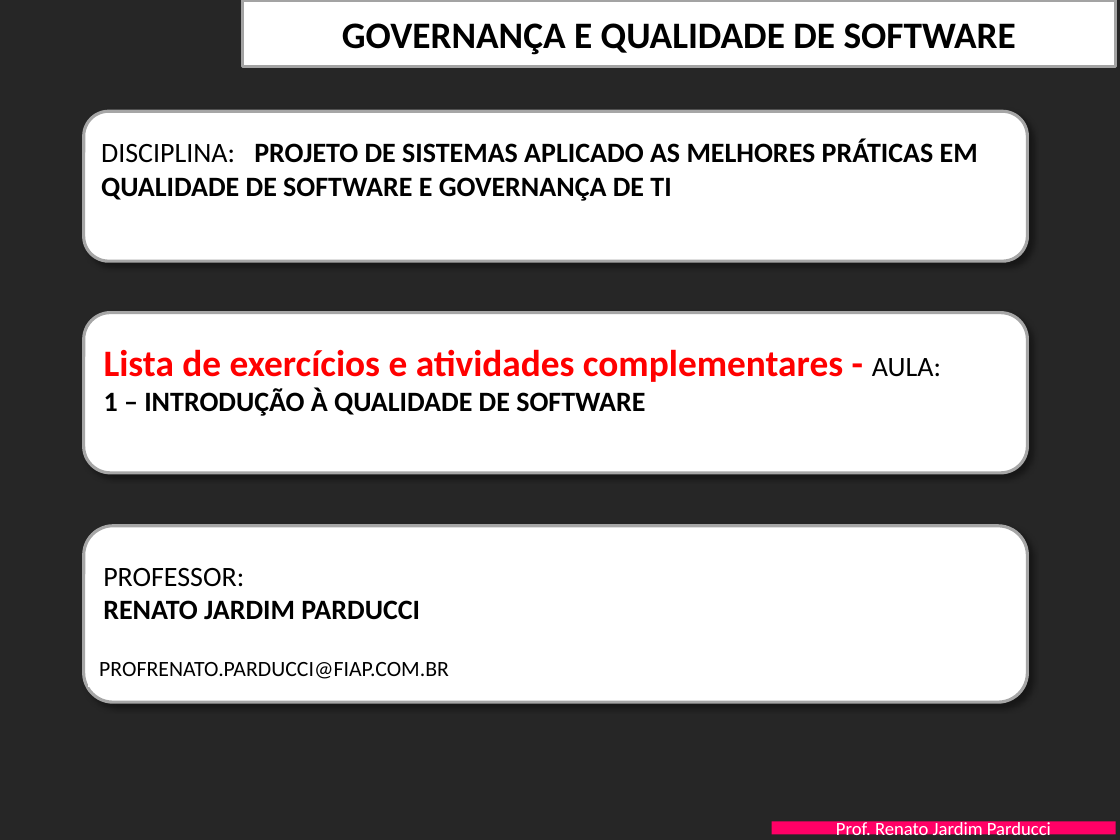
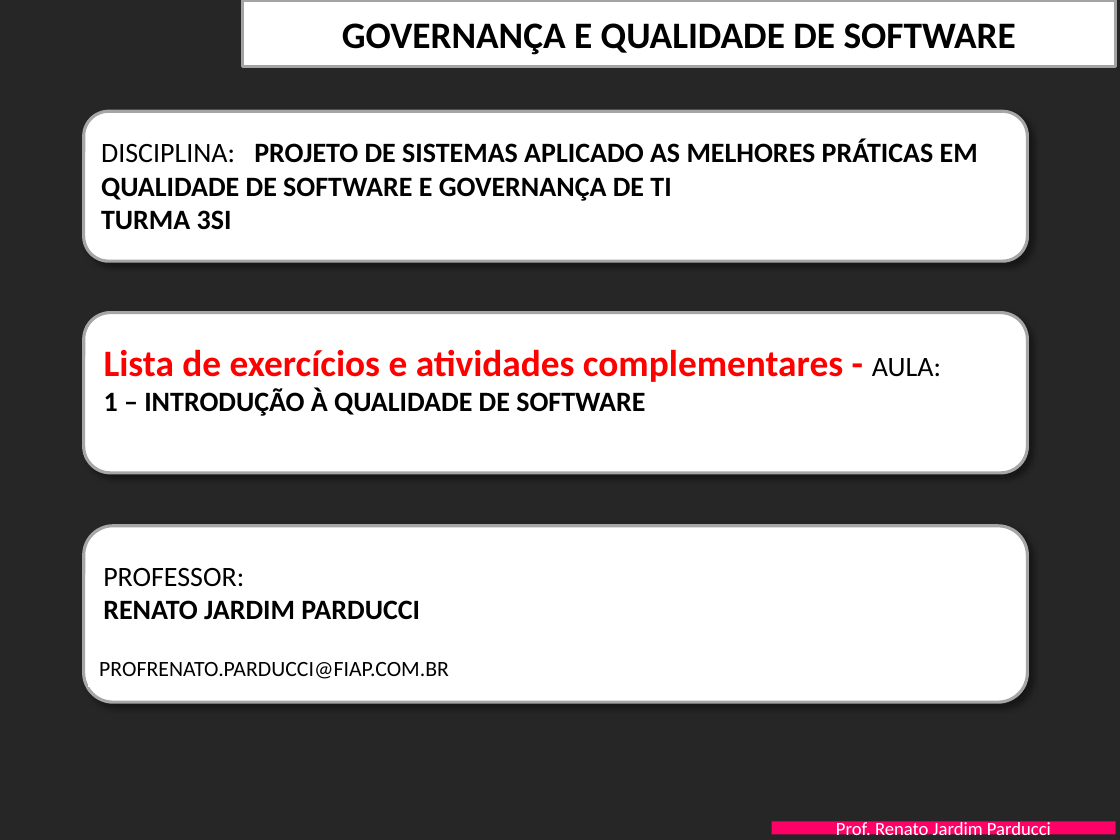
Before and after one commit to juliamonaco/SI-Estacionamento, a slide deck: slide 1 of Documentos-Engenharia/FIAP-QualidProjSW-Aula-1-Introducao Qualidade - EXERCICIOS.pptx. Drawn at 1120x840 pixels with LibreOffice and Linux fonts; fonts in the diff are those of the drawing; background and template pictures are left out. Boxes give left, top, right and bottom in pixels: in the first picture for what was removed or moved away, otherwise in the second. Text is boxed around its words. In the diff, an @@ line names an element or a change of style, - is before the commit and + after.

Commit message:
Adicao de texto com dados da TURMA
Adicao de texto com dados da TURMA

```diff
--- a/Documentos-Engenharia/FIAP-QualidProjSW-Aula-1-Introducao Qualidade - EXERCICIOS.pptx
+++ b/Documentos-Engenharia/FIAP-QualidProjSW-Aula-1-Introducao Qualidade - EXERCICIOS.pptx
@@ text at box(101, 210, 232, 230): paragraph added @@
+TURMA 3SI
```
